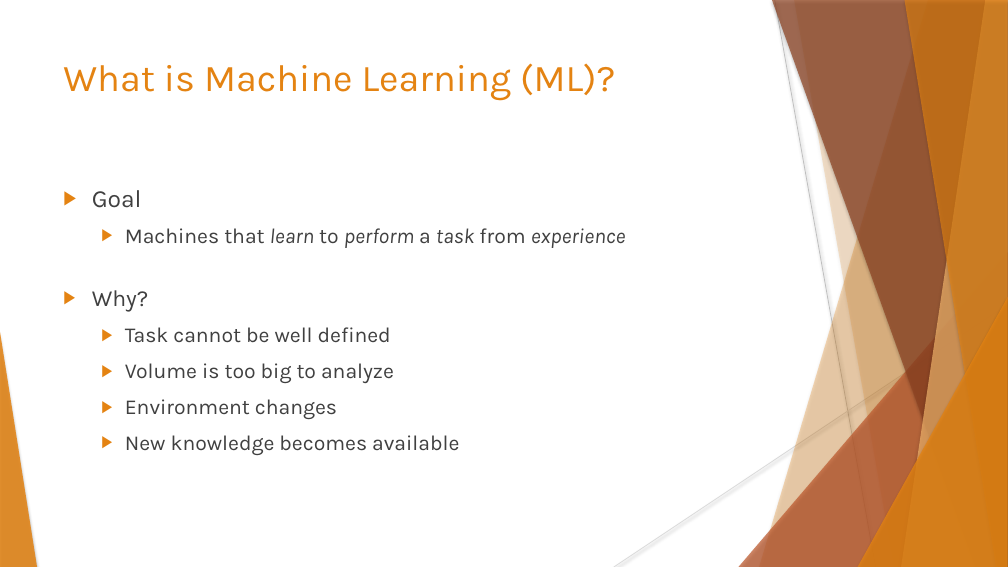
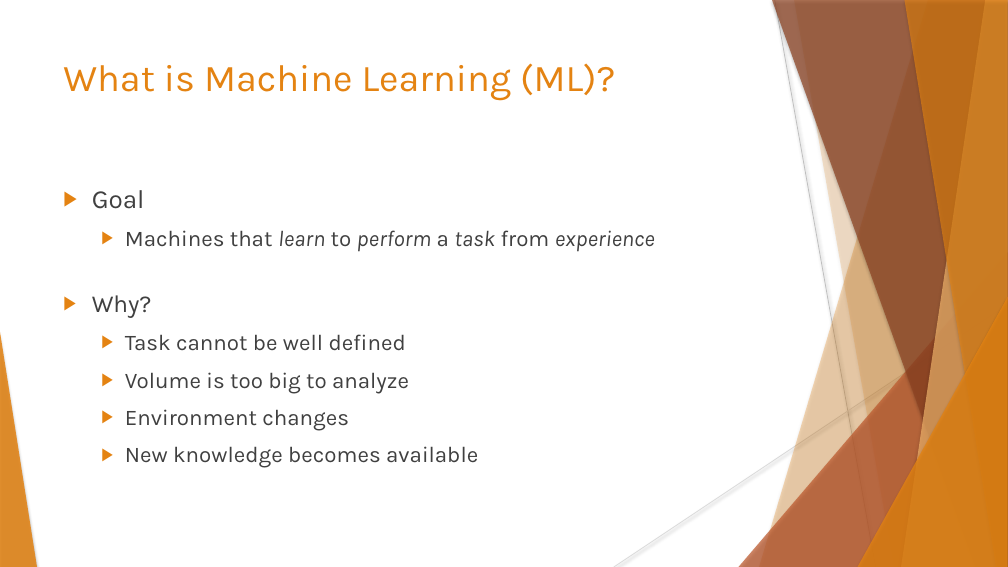
Before and after one commit to data-max-hq/workshop-epoka, a slide deck: slide 2 of Presentations/Introduction to Machine Learning.pptx. Drawn at 1008x567 pixels with LibreOffice and Linux fonts; fonts in the diff are those of the drawing. Boxes give left, top, right and bottom in pixels: in the first picture for what was removed or moved away, otherwise in the second. Text is boxed around its words. In the diff, an @@ line names an element or a change of style, - is before the commit and + after.

```diff
--- a/Presentations/Introduction to Machine Learning.pptx
+++ b/Presentations/Introduction to Machine Learning.pptx
@@ text "Goal" at bbox=[92, 190, 655, 468]: size 23.5 to 24.9 pt in "Goal"; size 20.2 to 21.4 pt; size 21.8 to 23.1 pt in "Why?" @@
```
Also in this commit, not shown: 4 other slides changed.
